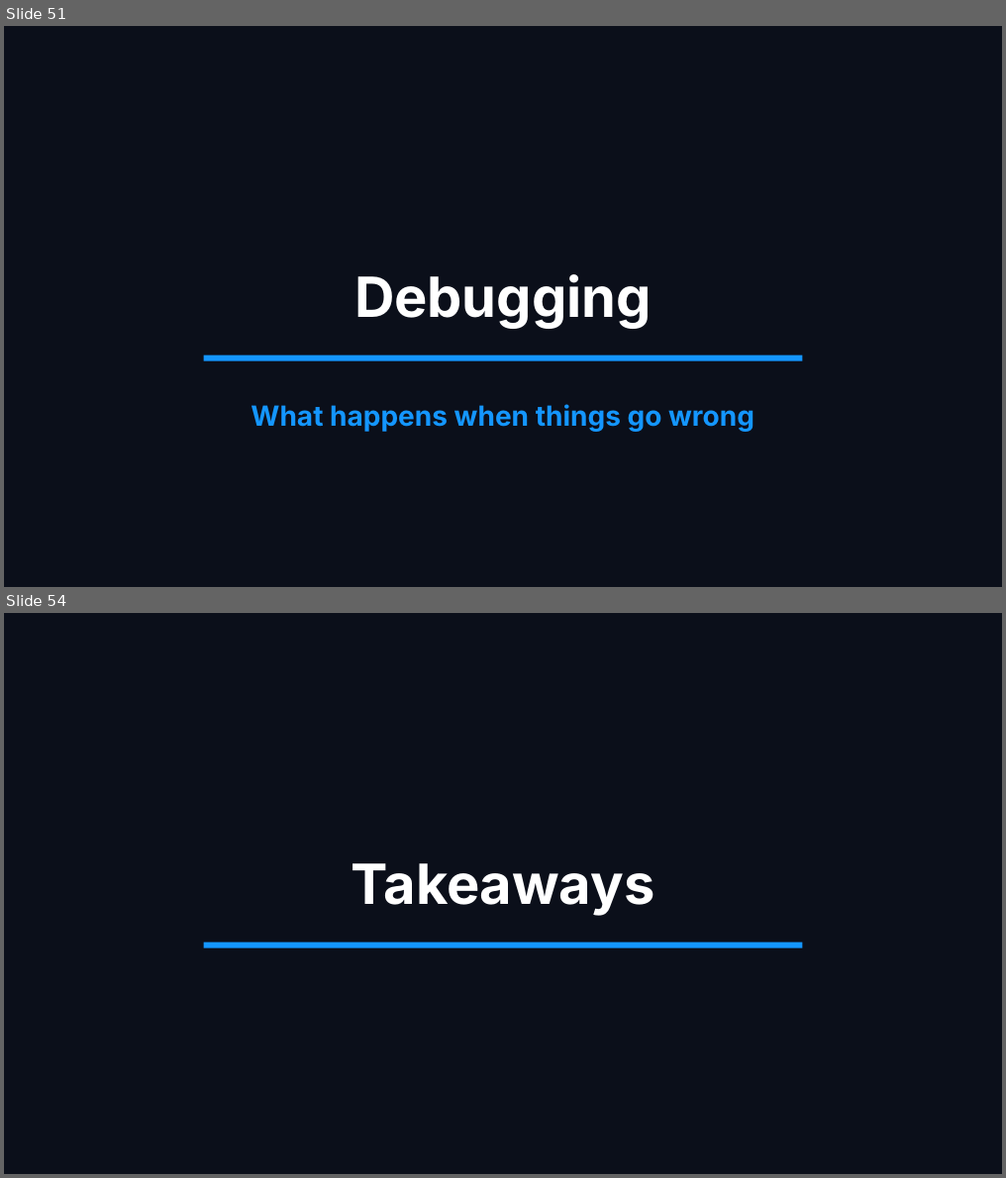
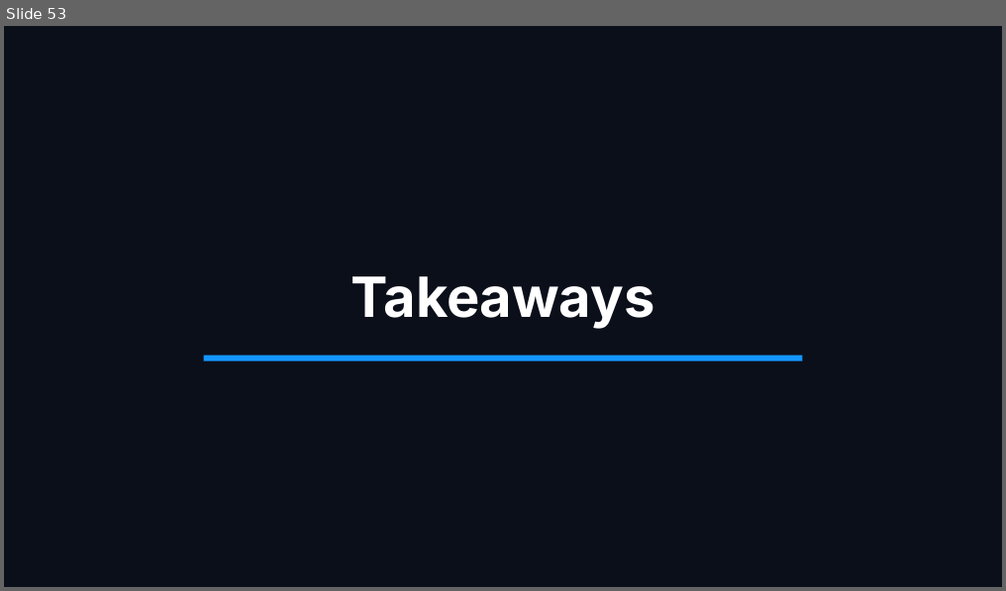
Before and after one commit to mreider/astroshop-bindplane-labs, a slide deck: docs/bindplane-primer/bindplane-primer.pptx. Shown one above the other, each under a label of ours: slides 51 and 54 before the commit, slide 53 after it; the slides between them are not shown. The pictures are 1006x1178 and 1006x591 pixels, drawn with LibreOffice and Linux fonts; fonts in the diff are those of the drawing. Boxes give left, top, right and bottom in pixels: in the first picture for what was removed or moved away, otherwise in the second. Text is boxed around its words. In the diff, an @@ line names an element or a change of style, - is before the commit and + after.

Commit message:
Tighten slides.md: move debugging next to rollouts, close with Dynatrace check
- Relocate the rollout-failure debug beat into Module 5 where rollback is the
  live concept, instead of bolting it on after Module 6
- Drop the duplicate agents.png screenshot; keep the configuration view that
  shows the YAML visualized
- Move the 'bindplane secret get' step from Lab 1 into Lab 4 so it sits next
  to the kubectl secret that consumes it
- Expand the source-types table to all five (matches repo and primer HTML)
- Tighten the init-container aside on the Gateway Agent slide
- Add a Lab 6 'Confirm in Dynatrace' slide so the deck actually reaches the
  stated end-to-end goal

```diff
--- a/docs/bindplane-primer/bindplane-primer.pptx
+++ b/docs/bindplane-primer/bindplane-primer.pptx
@@ slide 51 removed at [4,26,1002,587], background #0B0F1A @@
@@ text removed at [354,274,651,329] @@
-Debugging
@@ rectangle removed at [204,356,802,362] @@
@@ text removed at [251,404,754,432] @@
-What happens when things go wrong
@@ what was slide 54 is now slide 53 @@
```
Also in this commit, not shown: 6 slides changed, 1 slide added, 1 other slide removed, 1 other file.
